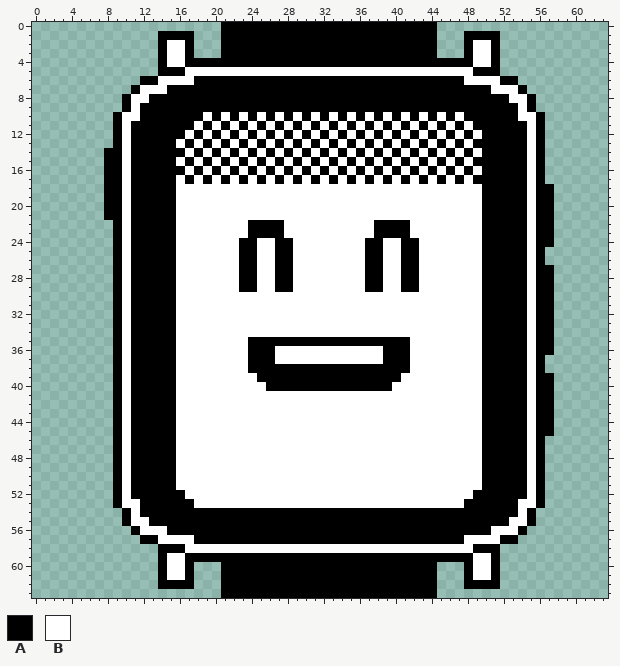
Pixel-art sprite: resources/textures/spr-pt2.png. The first picture shows the starting point.
The file is 64x64 pixels.
Palette (. is transparent): A #000000  B #ffffff
Pixels before (only the part around the change), first column x 0:
 0 .....................AAAAAAAAAAAAAAAAAAAAAAAA...................
 1 ..............AAAA...AAAAAAAAAAAAAAAAAAAAAAAA...AAAA............
 2 ..............ABBA...AAAAAAAAAAAAAAAAAAAAAAAA...ABBA............
 3 ..............ABBA...AAAAAAAAAAAAAAAAAAAAAAAA...ABBA............
 4 ..............ABBAAAAAAAAAAAAAAAAAAAAAAAAAAAAAAAABBA............
 5 ..............AAABBBBBBBBBBBBBBBBBBBBBBBBBBBBBBBBAAA............
 6 ............AABBBBAAAAAAAAAAAAAAAAAAAAAAAAAAAAAABBBBAA..........
 7 ...........ABBBAAAAAAAAAAAAAAAAAAAAAAAAAAAAAAAAAAAABBBA.........
 8 ..........ABBAAAAAAAAAAAAAAAAAAAAAAAAAAAAAAAAAAAAAAAABBA........
 9 ..........ABAAAAAAAAAAAAAAAAAAAAAAAAAAAAAAAAAAAAAAAAAABA........
10 .........ABBAAAAAAABABABABABABABABABABABABABABABAAAAAABBA.......
11 .........ABAAAAAAABABABABABABABABABABABABABABABABAAAAAABA.......
12 .........ABAAAAAABABABABABABABABABABABABABABABABABAAAAABA.......
13 .........ABAAAAABABABABABABABABABABABABABABABABABAAAAAABA.......
14 ........AABAAAAAABABABABABABABABABABABABABABABABABAAAAABA.......
15 ........AABAAAAABABABABABABABABABABABABABABABABABAAAAAABA.......
16 ........AABAAAAAABABABABABABABABABABABABABABABABABAAAAABA.......
17 ........AABAAAAABABABABABABABABABABABABABABABABABAAAAAABA.......
18 ........AABAAAAABBBBBBBBBBBBBBBBBBBBBBBBBBBBBBBBBBAAAAABAA......
19 ........AABAAAAABBBBBBBBBBBBBBBBBBBBBBBBBBBBBBBBBBAAAAABAA......
20 ........AABAAAAABBBBBBBBBBBBBBBBBBBBBBBBBBBBBBBBBBAAAAABAA......
21 ........AABAAAAABBBBBBBBBBBBBBBBBBBBBBBBBBBBBBBBBBAAAAABAA......
22 .........ABAAAAABBBBBBBBAAAABBBBBBBBBBAAAABBBBBBBBAAAAABAA......
23 .........ABAAAAABBBBBBBBAAAABBBBBBBBBBAAAABBBBBBBBAAAAABAA......
24 .........ABAAAAABBBBBBBAABBAABBBBBBBBAABBAABBBBBBBAAAAABAA......
25 .........ABAAAAABBBBBBBAABBAABBBBBBBBAABBAABBBBBBBAAAAABA.......
26 .........ABAAAAABBBBBBBAABBAABBBBBBBBAABBAABBBBBBBAAAAABA.......
27 .........ABAAAAABBBBBBBAABBAABBBBBBBBAABBAABBBBBBBAAAAABAA......
28 .........ABAAAAABBBBBBBAABBAABBBBBBBBAABBAABBBBBBBAAAAABAA......
29 .........ABAAAAABBBBBBBAABBAABBBBBBBBAABBAABBBBBBBAAAAABAA......
30 .........ABAAAAABBBBBBBBBBBBBBBBBBBBBBBBBBBBBBBBBBAAAAABAA......
31 .........ABAAAAABBBBBBBBBBBBBBBBBBBBBBBBBBBBBBBBBBAAAAABAA......
32 .........ABAAAAABBBBBBBBBBBBBBBBBBBBBBBBBBBBBBBBBBAAAAABAA......
33 .........ABAAAAABBBBBBBBBBBBBBBBBBBBBBBBBBBBBBBBBBAAAAABAA......
34 .........ABAAAAABBBBBBBBBBBBBBBBBBBBBBBBBBBBBBBBBBAAAAABAA......
35 .........ABAAAAABBBBBBBBAAAAAAAAAAAAAAAAAABBBBBBBBAAAAABAA......
36 .........ABAAAAABBBBBBBBAAABBBBBBBBBBBBAAABBBBBBBBAAAAABAA......
37 .........ABAAAAABBBBBBBBAAABBBBBBBBBBBBAAABBBBBBBBAAAAABA.......
38 .........ABAAAAABBBBBBBBAAAAAAAAAAAAAAAAAABBBBBBBBAAAAABA.......
39 .........ABAAAAABBBBBBBBBAAAAAAAAAAAAAAAABBBBBBBBBAAAAABAA......
40 .........ABAAAAABBBBBBBBBBAAAAAAAAAAAAAABBBBBBBBBBAAAAABAA......
41 .........ABAAAAABBBBBBBBBBBBBBBBBBBBBBBBBBBBBBBBBBAAAAABAA......
42 .........ABAAAAABBBBBBBBBBBBBBBBBBBBBBBBBBBBBBBBBBAAAAABAA......
43 .........ABAAAAABBBBBBBBBBBBBBBBBBBBBBBBBBBBBBBBBBAAAAABAA......
44 .........ABAAAAABBBBBBBBBBBBBBBBBBBBBBBBBBBBBBBBBBAAAAABAA......
45 .........ABAAAAABBBBBBBBBBBBBBBBBBBBBBBBBBBBBBBBBBAAAAABAA......
46 .........ABAAAAABBBBBBBBBBBBBBBBBBBBBBBBBBBBBBBBBBAAAAABA.......
47 .........ABAAAAABBBBBBBBBBBBBBBBBBBBBBBBBBBBBBBBBBAAAAABA.......
48 .........ABAAAAABBBBBBBBBBBBBBBBBBBBBBBBBBBBBBBBBBAAAAABA.......
49 .........ABAAAAABBBBBBBBBBBBBBBBBBBBBBBBBBBBBBBBBBAAAAABA.......
50 .........ABAAAAABBBBBBBBBBBBBBBBBBBBBBBBBBBBBBBBBBAAAAABA.......
51 .........ABAAAAABBBBBBBBBBBBBBBBBBBBBBBBBBBBBBBBBBAAAAABA.......
52 .........ABAAAAAABBBBBBBBBBBBBBBBBBBBBBBBBBBBBBBBAAAAAABA.......
53 .........ABBAAAAAABBBBBBBBBBBBBBBBBBBBBBBBBBBBBBAAAAAABBA.......
54 ..........ABAAAAAAAAAAAAAAAAAAAAAAAAAAAAAAAAAAAAAAAAAABA........
55 ..........ABBAAAAAAAAAAAAAAAAAAAAAAAAAAAAAAAAAAAAAAAABBA........
56 ...........ABBBAAAAAAAAAAAAAAAAAAAAAAAAAAAAAAAAAAAABBBA.........
57 ............AABBBBAAAAAAAAAAAAAAAAAAAAAAAAAAAAAABBBBAA..........
58 ..............AAABBBBBBBBBBBBBBBBBBBBBBBBBBBBBBBBAAA............
59 ..............ABBAAAAAAAAAAAAAAAAAAAAAAAAAAAAAAAABBA............
60 ..............ABBA...AAAAAAAAAAAAAAAAAAAAAAAA...ABBA............
61 ..............ABBA...AAAAAAAAAAAAAAAAAAAAAAAA...ABBA............
62 ..............AAAA...AAAAAAAAAAAAAAAAAAAAAAAA...AAAA............
63 .....................AAAAAAAAAAAAAAAAAAAAAAAA...................
The same view after the edit:
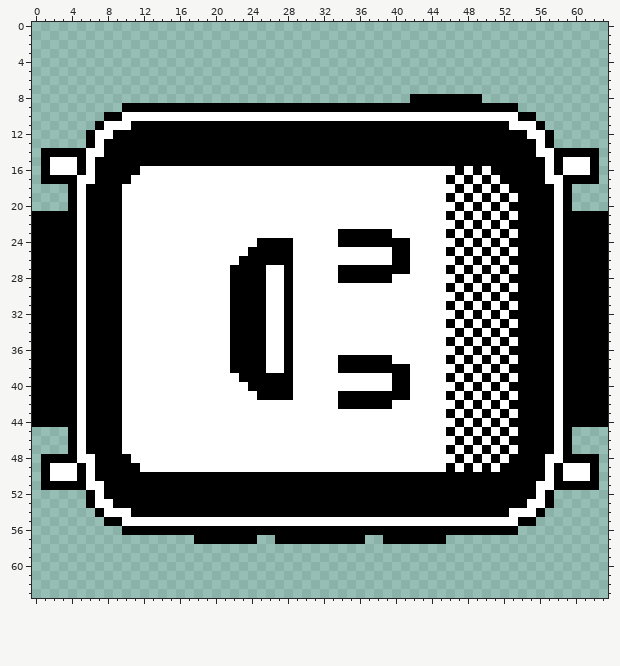
Edits made:
Changed rows in their new state; - is an unchanged pixel.
first column x 0:
 0 ---------------------........................-------------------
 1 --------------....---........................---....------------
 2 --------------....---........................---....------------
 3 --------------....---........................---....------------
 4 --------------......................................------------
 5 --------------......................................------------
 6 ------------..........................................----------
 7 -----------............................................---------
 8 ----------................................--------......--------
 9 -----------A------------------------------------------..--------
10 --------A---BBBBBBB-B-B-B-B-B-B-B-B-B-B-B-B-B-B-BBBBBBAA.-------
11 -------ABB--------A-A-A-A-A-A-A-A-A-A-A-A-A-A-A-A----BB---------
12 ------ABB-A------A-A-A-A-A-A-A-A-A-A-A-A-A-A-A-A-A------BA------
13 ------ABA-A-----A-A-A-A-A-A-A-A-A-A-A-A-A-A-A-A-A------ABA------
14 -AAAAABB--A------A-A-A-A-A-A-A-A-A-A-A-A-A-A-A-A-A-----ABBAAAAA-
15 -ABBBABA--A-----A-A-A-A-A-A-A-A-A-A-A-A-A-A-A-A-A------A-BABBBA-
16 -ABBBABA--A-BBBBB-B-B-B-B-B-B-B-B-B-B-B-B-B-B-BABAB----A-BABBBA-
17 -AAAABBA--ABBBBB-B-B-B-B-B-B-B-B-B-B-B-B-B-B-BABAB-B---A-BBAAAA-
18 ----ABAA---BBBBB-------------------------------A-AB-B--A--BA----
19 ----ABAA---BBBBB------------------------------A-A--B-B-A--BA----
20 ----ABAA---BBBBB-------------------------------A-AB-B--A--BA----
21 AAAAABAA---BBBBB------------------------------A-A--B-B-A--BAAAAA
22 AAAAABAAA--BBBBB--------BBBB----------BBBB-----A-AB-B--A--BAAAAA
23 AAAAABAAA--BBBBB--------BBBB------AAAA--BB----A-A--B-B-A--BAAAAA
24 AAAAABAAA--BBBBB-------BBAA-------AAA--AA-B----A-AB-B--A--BAAAAA
25 AAAAABAAA--BBBBB-------B-AA----------BB-A-B---A-A--B-B-A-ABAAAAA
26 AAAAABAAA--BBBBB---------AA----------BB-A-B----A-AB-B--A-ABAAAAA
27 AAAAABAAA--BBBBB------A--A-B------AAA--AA-B---A-A--B-B-A--BAAAAA
28 AAAAABAAA--BBBBB------A--A-B------AAA--A-BB----A-AB-B--A--BAAAAA
29 AAAAABAAA--BBBBB------A--A-B---------BB--BB---A-A--B-B-A--BAAAAA
30 AAAAABAAA--BBBBB------AAAA--A------------------A-AB-B--A--BAAAAA
31 AAAAABAAA--BBBBB------AAAA--A-----------------A-A--B-B-A--BAAAAA
32 AAAAABAAA--BBBBB------AAAA--A------------------A-AB-B--A--BAAAAA
33 AAAAABAAA--BBBBB------AAAA--A-----------------A-A--B-B-A--BAAAAA
34 AAAAABAAA--BBBBB------AAAA--A------------------A-AB-B--A--BAAAAA
35 AAAAABAAA--BBBBB------AA--BB-BBBBBBBBBBBBB----A-A--B-B-A--BAAAAA
36 AAAAABAAA--BBBBB------AA--B-A----------BBB-----A-AB-B--A--BAAAAA
37 AAAAABAAA--BBBBB------AA--B-A-----AAAAA-BB----A-A--B-B-A-ABAAAAA
38 AAAAABAAA--BBBBB------AA--BB-BBBBB-------------A-AB-B--A-ABAAAAA
39 AAAAABAAA--BBBBB-------AA----BBBBBBBBBBB-A----A-A--B-B-A--BAAAAA
40 AAAAABAAA--BBBBB--------AA---BBBBBBBBBBBAA-----A-AB-B--A--BAAAAA
41 AAAAABAAA--BBBBB---------AAAA-----AAAAAAAA----A-A--B-B-A--BAAAAA
42 AAAAABAAA--BBBBB------------------AAAAAA-------A-AB-B--A--BAAAAA
43 AAAAABAAA--BBBBB------------------------------A-A--B-B-A--BAAAAA
44 AAAAABAAA--BBBBB-------------------------------A-AB-B--A--BAAAAA
45 ----ABAAA--BBBBB------------------------------A-A--B-B-A--BA----
46 ----ABAAA--BBBBB-------------------------------A-AB-B--A-ABA----
47 ----ABAAA--BBBBB------------------------------A-A--B-B-A-ABA----
48 -AAAABBAA-ABBBBB-------------------------------A-AB-B--A-BBAAAA-
49 -ABBBABAA-A-BBBB------------------------------A-A--B---A-BABBBA-
50 -ABBBABAA-A-----AAAAAAAAAAAAAAAAAAAAAAAAAAAAAAAAAA-----A-BABBBA-
51 -AAAAABBA-A-----AAAAAAAAAAAAAAAAAAAAAAAAAAAAAAAAAA-----ABBAAAAA-
52 ------ABA-A------AAAAAAAAAAAAAAAAAAAAAAAAAAAAAAAA------ABA------
53 ------ABB-AA------AAAAAAAAAAAAAAAAAAAAAAAAAAAAAA------A-BA------
54 -------ABBBA-----------------------------------------B-BA-------
55 --------AAB--BBBBBBBBBBBBBBBBBBBBBBBBBBBBBBBBBBBBBBBB-A---------
56 ----------A-AAA------------------------------------AAA.---------
57 ------------......-------..----------..-------........----------
58 --------------......................................------------
59 --------------......................................------------
60 --------------....---........................---....------------
61 --------------....---........................---....------------
62 --------------....---........................---....------------
63 ---------------------........................-------------------
Pixel boxes of the changes (left, top, right, bottom) in both pictures:
changed: (32, 22, 608, 598)
